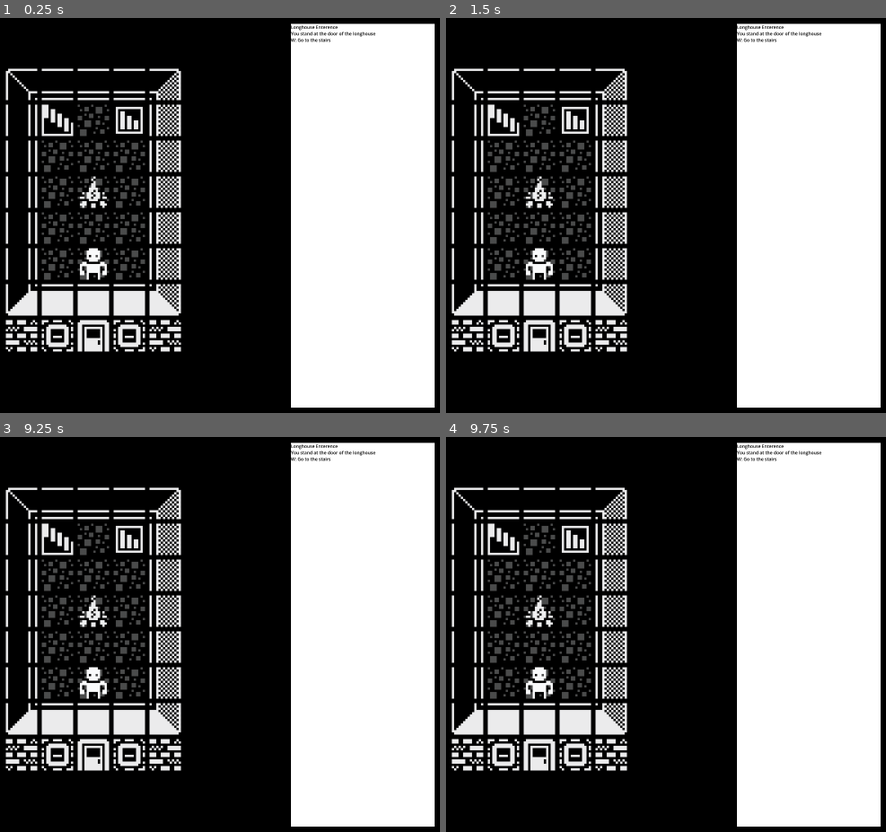
Above: before the commit, frames 1-4 (two rows, left to right).
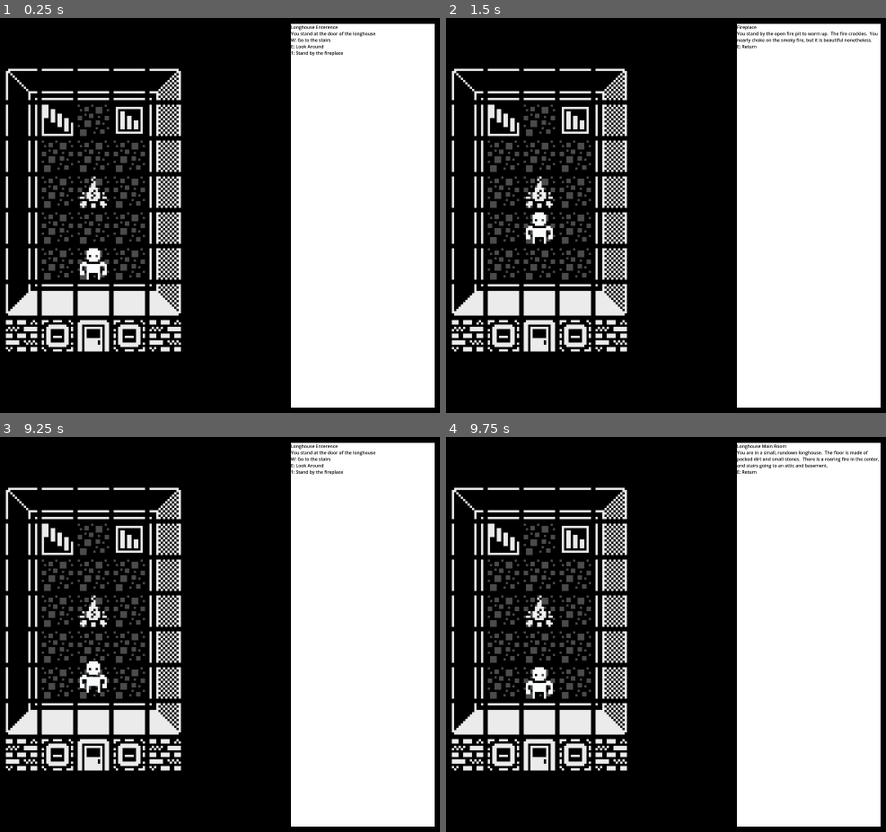
Above: after the commit, the same moments.

Repository: Pandawaflez/PGRPGE
Game: Godot game, scene res://TestScene/TestScene.tscn
The game is run twice, just before and just after one commit, with the same random seed, the same clock (stepped at 60 frames per second) and the same inputs.
Inputs:
- Up to frame 1 (0.25 s): no input
- Up to frame 2 (1.5 s): tap Enter at 0.5 s; hold 0 (0) 0.53-1.28 s; tap 1 (1) at 0.8, 1.35 s
- Up to frame 3 (9.25 s): tap 2 (2) at 1.55 s; tap Space at 2, 3.5, 5 s; hold 2 (2) 2.03-2.78 s; tap 3 (3) at 2.3, 2.85 s; tap Enter at 2.75, 4.25 s; tap 4 (4) at 3.05 s; hold 4 (4) 3.53-4.28 s; tap 5 (5) at 3.8, 4.35 s; tap 6 (6) at 4.55 s; hold 6 (6) 5.03-5.78 s; tap 7 (7) at 5.3, 5.85 s; tap 8 (8) at 6.05 s; hold 8 (8) 6.53-7.28 s; tap 9 (9) at 6.8, 7.35 s; tap A (a) at 7.55 s; hold A (a) 8.03-8.78 s; tap D (d) at 8.3, 8.85 s; tap E (e) at 9.05 s
- Up to frame 4 (9.75 s): hold E (e) from 9.53 s (still down)

The runs differ from the first frame. In frame 1, 0.1% of the frame differs, in the area x 66-78%, y 6-10%; in frame 2, 1.0%, in the area x 18-99%, y 1-67%; in frame 3, 0.4%; in frame 4, 0.6%.

Commit message:
Finished printing location data to text box
Also added fireplace interaction to test scene.

Diff:
--- a/Scripts/navigation_manager.gd
+++ b/Scripts/navigation_manager.gd
@@ -2,6 +2,7 @@
 extends Node2D
 
 @export var currentLocation:Location
+@export var uIManager:UIManager
 var currentLocationData:LocationData
 
 @export var actionsAllowed:bool = true
@@ -153,8 +154,6 @@
 			print("PlayingAnimation: " + action.animationName )
 			actionsAllowed = false
 			currentLocation.animationPlayer.play(action.animationName)
-			#while( actionsAllowed == false ):
-			#	pass
 		#moving:
 		if ( action.changeLocation ):
 			if ( action.nextLocation == null ):
@@ -162,6 +161,7 @@
 			else:
 				print("Changing Location to " + action.nextLocation.locName )
 				changeLocation( action.nextLocation )
+		uIManager.setLocationData()
 	else:
 		print("Cannot Perform action, actions are not allowed at this time.")
 
--- a/TestScene/TestScene.tscn
+++ b/TestScene/TestScene.tscn
@@ -7,6 +7,67 @@
 [ext_resource type="Texture2D" uid="uid://cxvadgnb26puw" path="res://Sprites/TestTiles/Kenney1BitPack64x64Transparent.png" id="5_tkqkb"]
 [ext_resource type="Script" uid="uid://cuwueus5gdx6d" path="res://TestScene/ui_manager.gd" id="6_lmtjt"]
 
+[sub_resource type="Animation" id="Animation_5obu0"]
+resource_name = "return"
+length = 0.2
+tracks/0/type = "value"
+tracks/0/imported = false
+tracks/0/enabled = true
+tracks/0/path = NodePath("../../../../Tilemap/PlayerSprite:position")
+tracks/0/interp = 1
+tracks/0/loop_wrap = true
+tracks/0/keys = {
+"times": PackedFloat32Array(0, 0.2),
+"transitions": PackedFloat32Array(1, 1),
+"update": 0,
+"values": [Vector2(672, 352), Vector2(672, 416)]
+}
+tracks/1/type = "value"
+tracks/1/imported = false
+tracks/1/enabled = true
+tracks/1/path = NodePath("../../..:actionsAllowed")
+tracks/1/interp = 1
+tracks/1/loop_wrap = true
+tracks/1/keys = {
+"times": PackedFloat32Array(0.2),
+"transitions": PackedFloat32Array(1),
+"update": 1,
+"values": [true]
+}
+
+[sub_resource type="Animation" id="Animation_k0vev"]
+length = 0.001
+tracks/0/type = "value"
+tracks/0/imported = false
+tracks/0/enabled = true
+tracks/0/path = NodePath("../../../../Tilemap/PlayerSprite:position")
+tracks/0/interp = 1
+tracks/0/loop_wrap = true
+tracks/0/keys = {
+"times": PackedFloat32Array(0),
+"transitions": PackedFloat32Array(1),
+"update": 0,
+"values": [Vector2(672, 416)]
+}
+tracks/1/type = "value"
+tracks/1/imported = false
+tracks/1/enabled = true
+tracks/1/path = NodePath("../../..:actionsAllowed")
+tracks/1/interp = 1
+tracks/1/loop_wrap = true
+tracks/1/keys = {
+"times": PackedFloat32Array(0),
+"transitions": PackedFloat32Array(1),
+"update": 1,
+"values": [true]
+}
+
+[sub_resource type="AnimationLibrary" id="AnimationLibrary_k0vev"]
+_data = {
+&"RESET": SubResource("Animation_k0vev"),
+&"return": SubResource("Animation_5obu0")
+}
+
 [sub_resource type="Animation" id="Animation_lmtjt"]
 length = 0.001
 tracks/0/type = "value"
@@ -56,6 +117,34 @@
 tracks/1/loop_wrap = true
 tracks/1/keys = {
 "times": PackedFloat32Array(1),
+"transitions": PackedFloat32Array(1),
+"update": 1,
+"values": [true]
+}
+
+[sub_resource type="Animation" id="Animation_n61yy"]
+resource_name = "fireplace"
+length = 0.2
+tracks/0/type = "value"
+tracks/0/imported = false
+tracks/0/enabled = true
+tracks/0/path = NodePath("../../Tilemap/PlayerSprite:position")
+tracks/0/interp = 1
+tracks/0/loop_wrap = true
+tracks/0/keys = {
+"times": PackedFloat32Array(0, 0.2),
+"transitions": PackedFloat32Array(1, 1),
+"update": 0,
+"values": [Vector2(672, 416), Vector2(672, 352)]
+}
+tracks/1/type = "value"
+tracks/1/imported = false
+tracks/1/enabled = true
+tracks/1/path = NodePath("..:actionsAllowed")
+tracks/1/interp = 1
+tracks/1/loop_wrap = true
+tracks/1/keys = {
+"times": PackedFloat32Array(0.2),
 "transitions": PackedFloat32Array(1),
 "update": 1,
 "values": [true]
@@ -64,7 +153,8 @@
 [sub_resource type="AnimationLibrary" id="AnimationLibrary_rtsy5"]
 _data = {
 &"RESET": SubResource("Animation_lmtjt"),
-&"animationW": SubResource("Animation_tkqkb")
+&"animationW": SubResource("Animation_tkqkb"),
+&"fireplace": SubResource("Animation_n61yy")
 }
 
 [sub_resource type="Animation" id="Animation_hft80"]
@@ -129,22 +219,41 @@
 
 [node name="TestScene" type="Node2D"]
 
-[node name="NavigationManager" type="Node2D" parent="." node_paths=PackedStringArray("currentLocation")]
+[node name="NavigationManager" type="Node2D" parent="." node_paths=PackedStringArray("currentLocation", "uIManager")]
 script = ExtResource("1_0xtca")
 currentLocation = NodePath("Location0")
+uIManager = NodePath("../UI Manager")
 
 [node name="Location0" parent="NavigationManager" instance=ExtResource("2_lmtjt")]
 locName = "Longhouse Enterence"
 locDesc = "You stand at the door of the longhouse"
 
-[node name="LookAround" parent="NavigationManager/Location0" instance=ExtResource("2_lmtjt")]
+[node name="Sub-Locations" type="Node2D" parent="NavigationManager/Location0"]
+
+[node name="LookAround" parent="NavigationManager/Location0/Sub-Locations" instance=ExtResource("2_lmtjt")]
 locName = "Longhouse Main Room"
 locDesc = "You are in a small, rundown longhouse.  The floor is made of packed dirt and small stones.  There is a roaring fire in the center, and stairs going to an attic and basement."
 
-[node name="ActionE" parent="NavigationManager/Location0/LookAround" node_paths=PackedStringArray("nextLocation") instance=ExtResource("4_lmtjt")]
+[node name="ActionE" parent="NavigationManager/Location0/Sub-Locations/LookAround" node_paths=PackedStringArray("nextLocation") instance=ExtResource("4_lmtjt")]
 actionName = "Return"
 changeLocation = true
-nextLocation = NodePath("../..")
+nextLocation = NodePath("../../..")
+
+[node name="Fireplace" parent="NavigationManager/Location0/Sub-Locations" instance=ExtResource("2_lmtjt")]
+locName = "Fireplace"
+locDesc = "You stand by the open fire pit to warm up.  The fire crackles.  You nearly choke on the smoky fire, but it is beautiful nonetheless."
+
+[node name="AnimationPlayer" parent="NavigationManager/Location0/Sub-Locations/Fireplace" index="0"]
+libraries = {
+&"": SubResource("AnimationLibrary_k0vev")
+}
+
+[node name="ActionE" parent="NavigationManager/Location0/Sub-Locations/Fireplace" node_paths=PackedStringArray("nextLocation") instance=ExtResource("4_lmtjt")]
+actionName = "Return"
+playAnimation = true
+animationName = "return"
+changeLocation = true
+nextLocation = NodePath("../../..")
 
 [node name="AnimationPlayer" parent="NavigationManager/Location0" index="1"]
 libraries = {
@@ -161,7 +270,14 @@
 [node name="ActionE" parent="NavigationManager/Location0" node_paths=PackedStringArray("nextLocation") instance=ExtResource("4_lmtjt")]
 actionName = "Look Around"
 changeLocation = true
-nextLocation = NodePath("../LookAround")
+nextLocation = NodePath("../Sub-Locations/LookAround")
+
+[node name="Action1" parent="NavigationManager/Location0" node_paths=PackedStringArray("nextLocation") instance=ExtResource("4_lmtjt")]
+actionName = "Stand by the fireplace"
+playAnimation = true
+animationName = "fireplace"
+changeLocation = true
+nextLocation = NodePath("../Sub-Locations/Fireplace")
 
 [node name="Location1" parent="NavigationManager" instance=ExtResource("2_lmtjt")]
 locName = "Longhouse Stairway"
@@ -249,4 +365,5 @@
 "
 
 [editable path="NavigationManager/Location0"]
+[editable path="NavigationManager/Location0/Sub-Locations/Fireplace"]
 [editable path="NavigationManager/Location1"]
--- a/TestScene/ui_manager.gd
+++ b/TestScene/ui_manager.gd
@@ -1,3 +1,4 @@
+class_name UIManager
 extends Control
 
 @export var locationDescriptionBox:RichTextLabel
@@ -30,5 +31,35 @@
 	locStr += currLoc.locDesc + "\n"
 	if (currLoc.actionW != null ):
 		locStr += "W: " + currLoc.getAction("w").getName() + "\n"
-	#print("locStr: |" + locStr + "|")
+	if (currLoc.actionA != null ):
+		locStr += "A: " + currLoc.getAction("a").getName() + "\n"#
+	if (currLoc.actionS != null ):
+		locStr += "S: " + currLoc.getAction("s").getName() + "\n"
+	if (currLoc.actionD != null ):
+		locStr += "D: " + currLoc.getAction("d").getName() + "\n"
+	if (currLoc.actionE != null ):
+		locStr += "E: " + currLoc.getAction("e").getName() + "\n"
+	if (currLoc.actionQ != null ):
+		locStr += "Q: " + currLoc.getAction("q").getName() + "\n"
+	if (currLoc.action1 != null ):
+		locStr += "1: " + currLoc.getAction("1").getName() + "\n"
+	if (currLoc.action2 != null ):
+		locStr += "2: " + currLoc.getAction("2").getName() + "\n"
+	if (currLoc.action3 != null ):
+		locStr += "3: " + currLoc.getAction("3").getName() + "\n"
+	if (currLoc.action4 != null ):
+		locStr += "4: " + currLoc.getAction("4").getName() + "\n"
+	if (currLoc.action5 != null ):
+		locStr += "5: " + currLoc.getAction("5").getName() + "\n"
+	if (currLoc.action6 != null ):
+		locStr += "6: " + currLoc.getAction("6").getName() + "\n"
+	if (currLoc.action7 != null ):
+		locStr += "7: " + currLoc.getAction("7").getName() + "\n"
+	if (currLoc.action8 != null ):
+		locStr += "8: " + currLoc.getAction("8").getName() + "\n"
+	if (currLoc.action9 != null ):
+		locStr += "9: " + currLoc.getAction("9").getName() + "\n"
+	if (currLoc.action0 != null ):
+		locStr += "0: " + currLoc.getAction("0").getName() + "\n"
+	# print("locStr: |" + locStr + "|")
 	return locStr
Not shown: 1 places in TestScene/TestScene.tscn that only renumber resources
